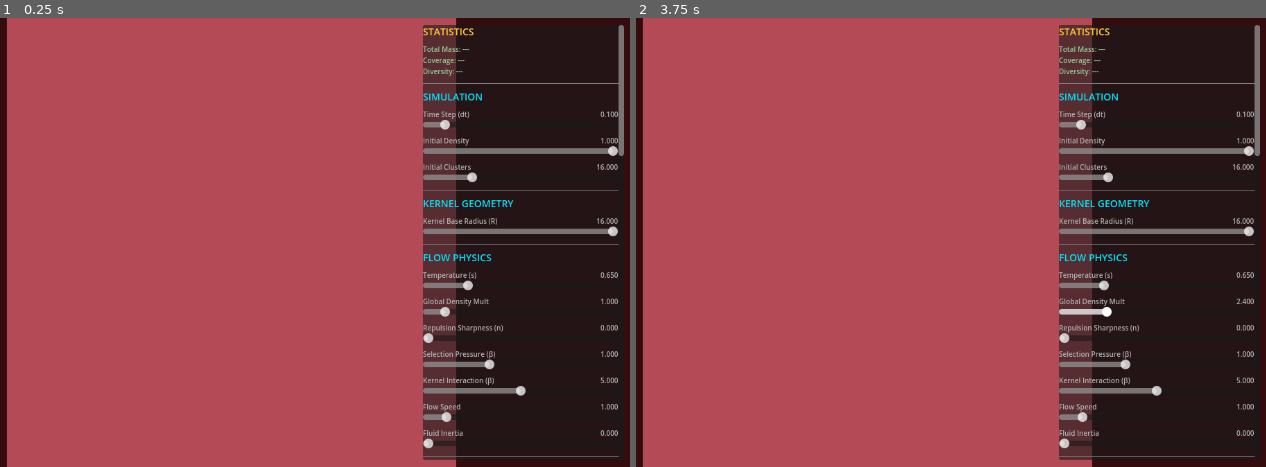
Above: before the commit, frames 1-2 (left to right).
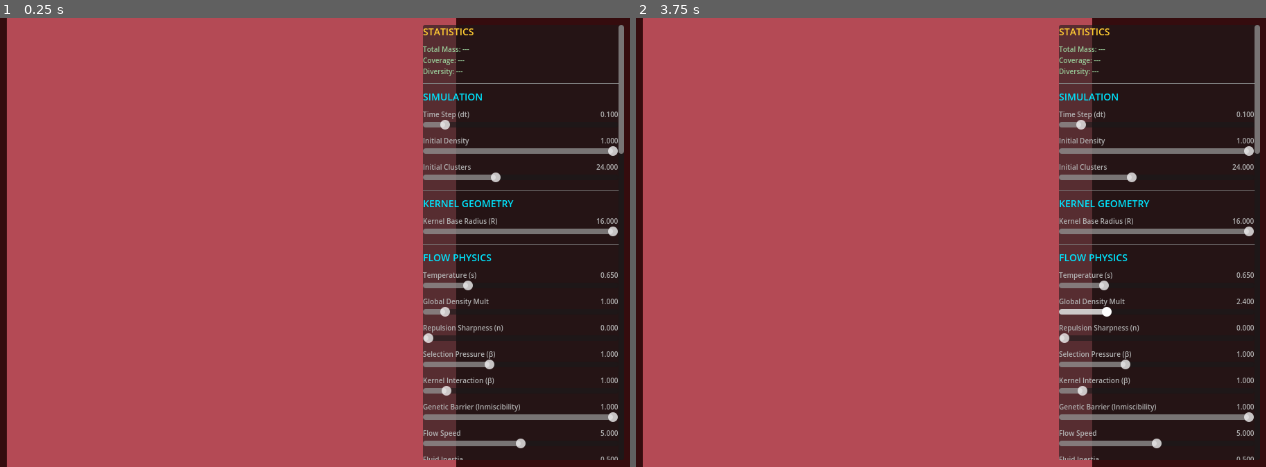
Above: after the commit, the same moments.

Repository: pvtrcorps/L_0001
Game: Godot game, scene res://simulation/Main.tscn
The game is run twice, just before and just after one commit, with the same random seed, the same clock (stepped at 60 frames per second) and the same inputs.
Inputs (mouse positions are in pixels of both pictures, inside the frame that each line leads up to):
- Up to frame 1 (0.25 s): no input
- Up to frame 2 (3.75 s): tap Enter at 0.5, 2, 3.5 s; move the mouse to (1045, 220) at 0.52 s; click (1045, 220) at 0.67 s; tap Space at 1.25, 2.75 s; drag from (705, 264) to (825, 332) at 1.27 s; move the mouse to (944, 143) at 2.02 s; click (944, 143) at 2.17 s; drag from (825, 332) to (outside the picture) at 2.77 s; move the mouse to (1108, 309) at 3.52 s; click (1108, 309) at 3.67 s

The runs differ from the first frame. In frame 1, 1.2% of the frame differs, in the area x 67-100%, y 29-99%; in frame 2, 1.2%.
Error before the commit: Cannot call method 'compute_list_begin' on a null value. (res://simulation/LeniaSimulation.gd:430)
Error after the commit: Cannot call method 'compute_list_begin' on a null value. (res://simulation/LeniaSimulation.gd:431)

Commit message:
inmiscibility and settings defaults

Diff:
--- a/simulation/LeniaSimulation.gd
+++ b/simulation/LeniaSimulation.gd
@@ -19,7 +19,7 @@
 	"R": 16.0,           # Kernel radius in pixels
 
 	# Initialization
-	"init_clusters": 16.0,
+	"init_clusters": 24.0,
 	"init_density": 1.0,   # Higher density for better start
 
 	# Advanced Physics (Flow Lenia style)
@@ -29,29 +29,30 @@
 	"alpha_n": 0.0,        # Repulsion Sharpness. Canonical: 2.0. (Was 0.0)
 
 	# Signal Layer
-	"signal_diff": 1.0,    # Diffusion Rate
+	"signal_diff": 0.0,    # Diffusion Rate
 	"signal_decay": 0.001,   # Decay Rate
 	"signal_advect": 1.0,  # Signal advection weight [0-1] (how much signals follow mass flow)
-	"flow_speed": 1.0,     # Multiplier for advection force (decopuled from dt)
-	"fluid_momentum": 0.0, # Momentum/Inertia (0.0 = Aristotelian, 1.0 = Newtonian)
+	"flow_speed": 5.0,     # Multiplier for advection force (decopuled from dt)
+	"fluid_momentum": 0.5, # Momentum/Inertia (0.0 = Aristotelian, 1.0 = Newtonian)
 
 	"beta_selection": 1.0, # Selection pressure for negotiation rule
 
 	# Wind / Atmosphere
-	"wind_scale": 0.05,     # Noise scale
+	"wind_scale": 10.00,     # Noise scale
 	"wind_strength": 2.0,  # Wind force multiplier
-	"wind_speed": 0.05,     # Animation speed
+	"wind_speed": 0.1,     # Animation speed
 
 	# Signal Advanced
 	"signal_force_strength": 20.0,   # Multiplier for signal gradient force
 	"signal_emission_strength": 1.0, # Multiplier for signal secretion quantity
-	"interaction_beta": 5.0,         # [NEW] Kernel Interaction Strength (0.0 = Neutral)
+	"interaction_beta": 1.0,         # [NEW] Kernel Interaction Strength (0.0 = Neutral)
+	"genetic_barrier": 1.0,          # [NEW] Genetic Flow Barrier (0.0 = Permeable, 1.0 = Impermeable)
 
 	# === GENE RANGES (16 GENES x 2 MIN/MAX) ===
 	# BLOCK A: Physiology (Body)
 	"g_mu_min": 0.0, "g_mu_max": 1.0,      # 1. Growth Target Density
 	"g_sigma_min": 0.0, "g_sigma_max": 1.0,# 2. Growth Stability
-	"g_radius_min": 0.75, "g_radius_max": 1.0,# 3. Size (Scale)
+	"g_radius_min": 0.0, "g_radius_max": 1.0,# 3. Size (Scale)
 	"g_viscosity_min": 0.0, "g_viscosity_max": 1.0, # 4. Viscosity (Drag/Friction)
 
 	# BLOCK B: Morphology (Shape)
@@ -61,7 +62,7 @@
 	"g_inertia_min": 0.0, "g_inertia_max": 1.0, # 8. Inertial Mass
 
 	# BLOCK C: Social & Motor (Mind)
-	"g_affinity_min": 1.0, "g_affinity_max": 1.0, # 9. Cohesion
+	"g_affinity_min": 0.0, "g_affinity_max": 1.0, # 9. Cohesion
 	"g_repulsion_min": 0.0, "g_repulsion_max": 1.0, # 10. Spacing
 	"g_density_tol_min": 0.0, "g_density_tol_max": 1.0, # 11. Overcrowding Tol
 	"g_mobility_min": 0.0, "g_mobility_max": 1.0, # 12. Speed Base
@@ -300,7 +301,7 @@
 		params_time, params["wind_scale"], params["wind_strength"], params["wind_speed"],
 
 		# Chunk 5 (Signal Extras) - [NEW]
-		params["signal_force_strength"], params["signal_emission_strength"], params["interaction_beta"], 0.0
+		params["signal_force_strength"], params["signal_emission_strength"], params["interaction_beta"], params["genetic_barrier"]
 	])
 
 	var bytes = buffer.to_byte_array()
--- a/simulation/Main.gd
+++ b/simulation/Main.gd
@@ -27,6 +27,7 @@
 		["alpha_n", "Repulsion Sharpness (n)", 0.0, 1.0, 0.1],
 		["beta_selection", "Selection Pressure (β)", 0.0, 3.0, 0.1],
 		["interaction_beta", "Kernel Interaction (β)", 0.0, 10.0, 0.1],
+		["genetic_barrier", "Genetic Barrier (Inmiscibility)", 0.0, 1.0, 0.05],
 		["flow_speed", "Flow Speed", 0.0, 10.0, 0.5],
 		["fluid_momentum", "Fluid Inertia", 0.0, 1.0, 0.05]
 	],
Not shown, changed: simulation/shaders/compute_convolution.glsl
Not shown, changed: simulation/shaders/compute_flow_conservative.glsl
